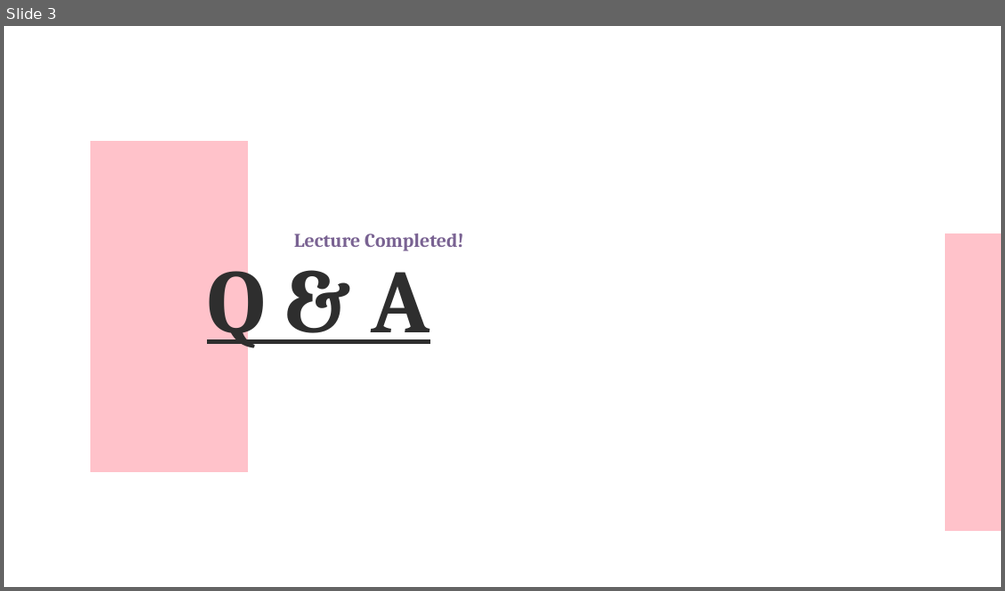
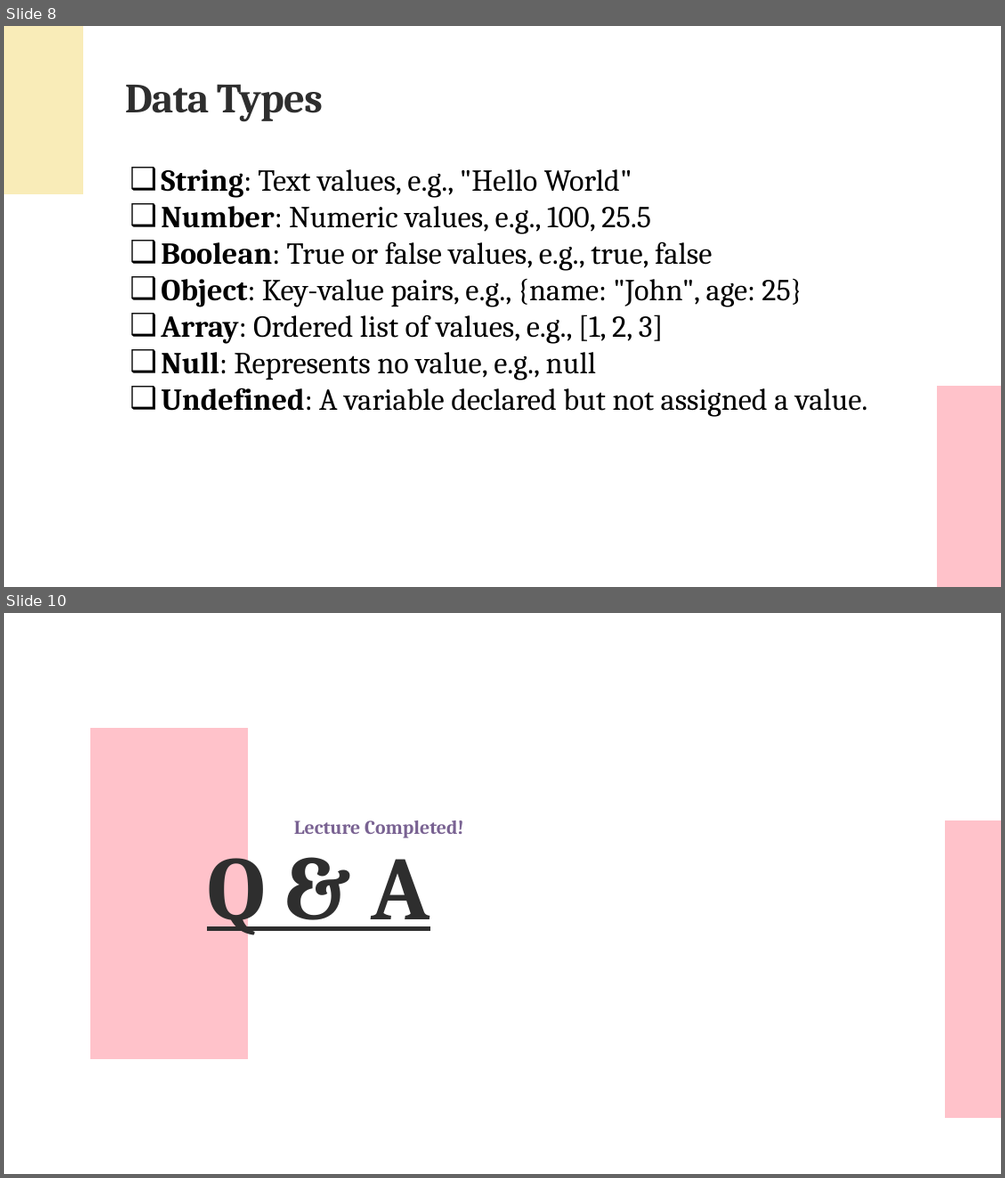
Before and after one commit to UKhayam/Web-Design-Web-Programming, a slide deck: Web-Lecture-05.pptx. Shown one above the other, each under a label of ours: slide 3 before the commit, slides 8 and 10 after it; the slides between them are not shown. The pictures are 1005x591 and 1005x1178 pixels, drawn with LibreOffice and Linux fonts; fonts in the diff are those of the drawing. Boxes give left, top, right and bottom in pixels: in the first picture for what was removed or moved away, otherwise in the second. Text is boxed around its words. In the diff, an @@ line names an element or a change of style, - is before the commit and + after.

```diff
--- a/Web-Lecture-05.pptx
+++ b/Web-Lecture-05.pptx
@@ slide 8 added at <box>4,26,1001,587</box>, background #FFFFFF @@
@@ freeform shape added at <box>4,26,82,194</box>, fill #F9ECB8 @@
@@ text added at <box>125,84,323,122</box>, 60 pt, text #2E2E2E, bold @@
+Data Types
@@ text added at <box>161,169,868,417</box>, 44 pt, text #000000 @@
+❑ String: Text values, e.g., "Hello World"
+❑ Number: Numeric values, e.g., 100, 25.5
+❑ Boolean: True or false values, e.g., true, false
+❑ Object: Key-value pairs, e.g., {name: "John", age: 25}
+❑ Array: Ordered list of values, e.g., [1, 2, 3]
+❑ Null: Represents no value, e.g., null
+❑ Undefined: A variable declared but not assigned a value.
@@ freeform shape added at <box>937,386,1001,587</box>, fill #FFC2CA @@
@@ what was slide 3 is now slide 10 @@
```
Also in this commit, not shown: 1 slide changed, 7 other slides added, 1 slide removed, 4 other files.
